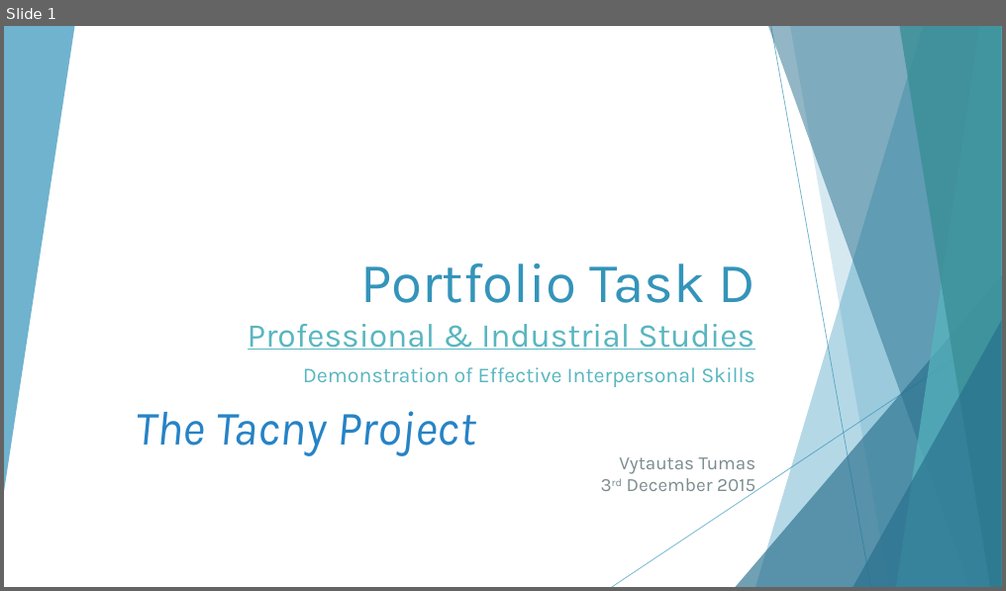
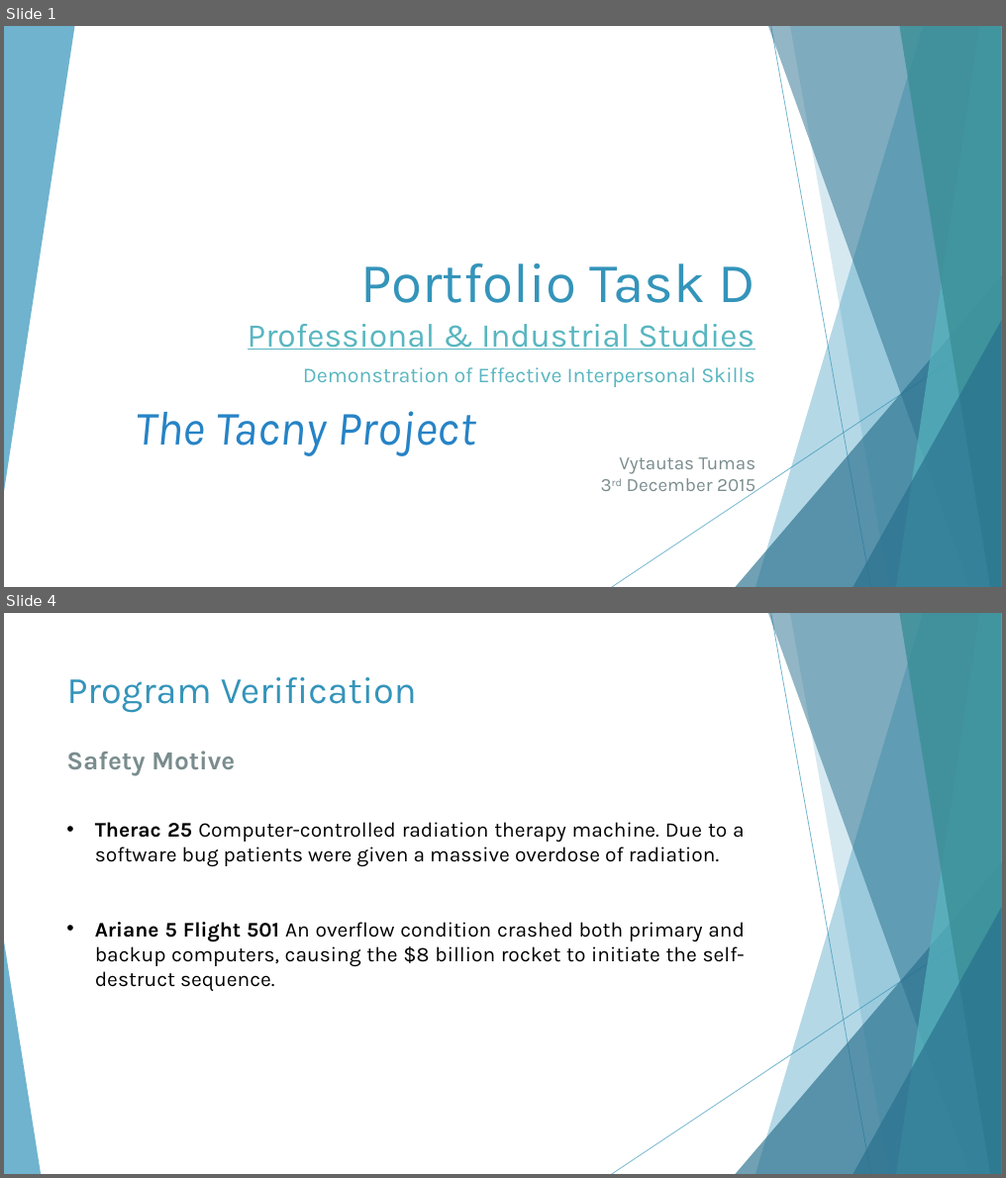
Before and after one commit to Tapanito/industrial, a slide deck: Portfolio Task D.pptx. Shown one above the other, each under a label of ours: slide 1 before the commit, slides 1 and 4 after it; the slides between them are not shown. The pictures are 1006x591 and 1006x1178 pixels, drawn with LibreOffice and Linux fonts; fonts in the diff are those of the drawing. Boxes give left, top, right and bottom in pixels: in the first picture for what was removed or moved away, otherwise in the second. Text is boxed around its words. In the diff, an @@ line names an element or a change of style, - is before the commit and + after.

```diff
--- a/Portfolio Task D.pptx
+++ b/Portfolio Task D.pptx
@@ slide 4 added at [4, 613, 1002, 1174], background #FFFFFF; not listed: 9 template elements that a slide beside it also shows @@
@@ title added at [67, 677, 417, 713], 36 pt, text #3494BA @@
+Program Verification
@@ text added at [66, 751, 235, 776], 25 pt, text #7A8C8E, bold @@
+Safety Motive
@@ text added at [95, 822, 745, 991], 20 pt, text #000000 @@
+• Therac 25 Computer-controlled radiation therapy machine. Due to a software bug patients were given a massive overdose of radiation.
+• Ariane 5 Flight 501 An overflow condition crashed both primary and backup computers, causing the $8 billion rocket to initiate the self-destruct sequence.
@@ triangle added at [4, 942, 41, 1174], fill #3494BA at 70% opacity @@
```
Also in this commit, not shown: 2 slides changed, 11 other slides added, 1 slide removed, 2 other files.
